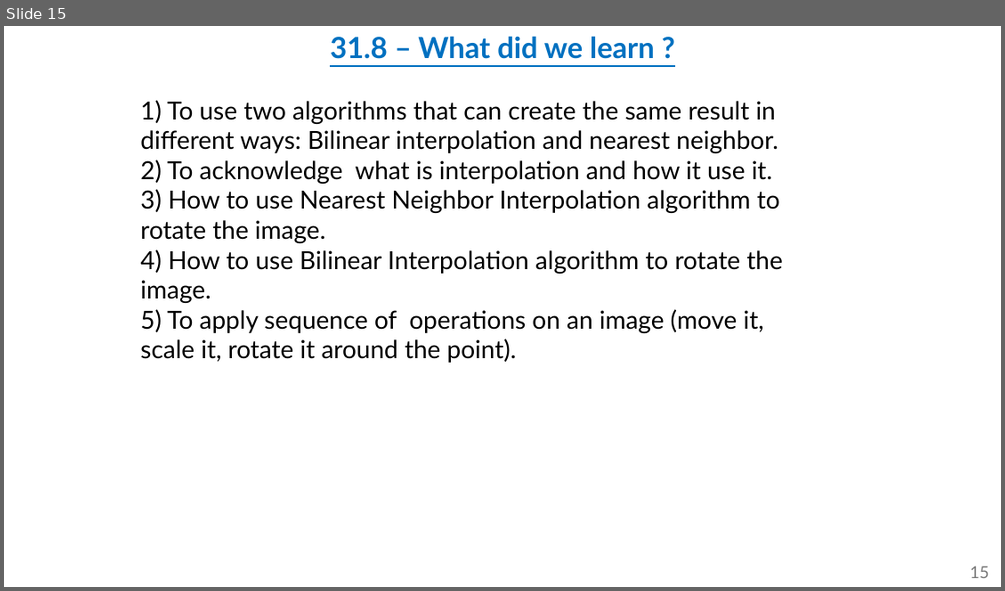
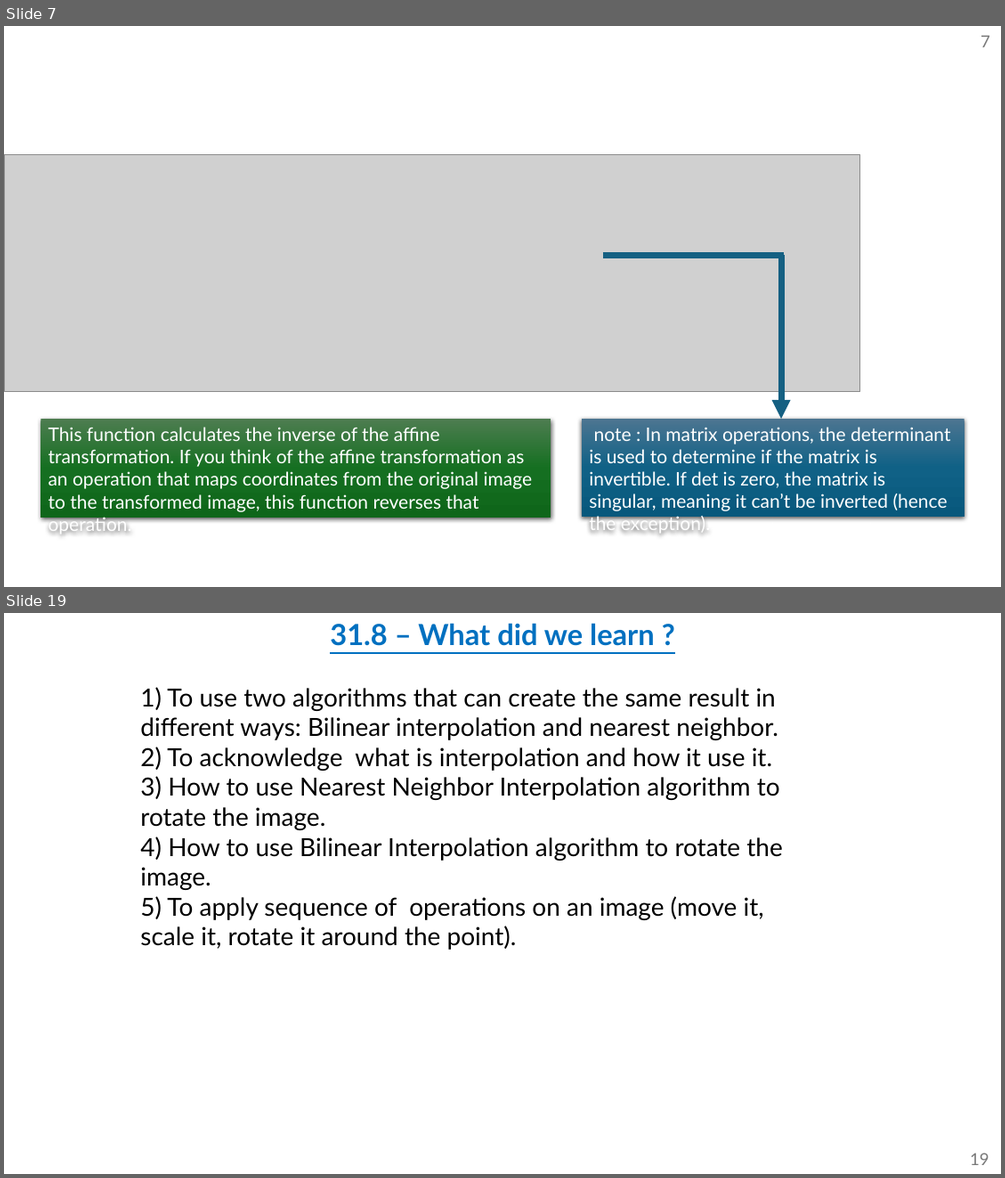
Before and after one commit to omripony/image-processing, a slide deck: labs/lab31-waiting for grade/version 2/1950-2210-7939-ImPr31-1.pptx. Shown one above the other, each under a label of ours: slide 15 before the commit, slides 7 and 19 after it; the slides between them are not shown. The pictures are 1005x591 and 1005x1178 pixels, drawn with LibreOffice and Linux fonts; fonts in the diff are those of the drawing; grey boxes stand for pictures. Boxes give left, top, right and bottom in pixels: in the first picture for what was removed or moved away, otherwise in the second. Text is boxed around its words. In the diff, an @@ line names an element or a change of style, - is before the commit and + after.

```diff
--- a/labs/lab31-waiting for grade/version 2/1950-2210-7939-ImPr31-1.pptx
+++ b/labs/lab31-waiting for grade/version 2/1950-2210-7939-ImPr31-1.pptx
@@ slide 7 added at [4, 26, 1001, 587], background #FFFFFF @@
@@ page number added at [980, 35, 990, 47], 16 pt, text #797979 @@
+7
@@ picture added at [4, 155, 860, 392] @@
@@ line added from (603, 255) to (784, 255), #156082 6 pt @@
@@ arrow added from (781, 255) to (781, 418), #156082 6 pt @@
@@ rectangle added at [40, 419, 550, 517], fill gradient #4D7E50 to #156F21 to #0F661B, 18 pt, text #FFFFFF @@
+This function calculates the inverse of the affine transformation. If you think of the affine transformation as an operation that maps coordinates from the original image to the transformed image, this function reverses that operation.
@@ rectangle added at [582, 418, 964, 516], fill gradient #4C7591 to #106287 to #09597D, 18 pt, text #FFFFFF @@
+note : In matrix operations, the determinant is used to determine if the matrix is invertible. If det is zero, the matrix is singular, meaning it can’t be inverted (hence the exception).
@@ what was slide 15 is now slide 19 @@
@@ page number at [970, 1152, 989, 1165]: text changed @@
-15
+19
```
Also in this commit, not shown: 4 slides changed, 8 other slides added, 5 slides removed, 33 other files.
